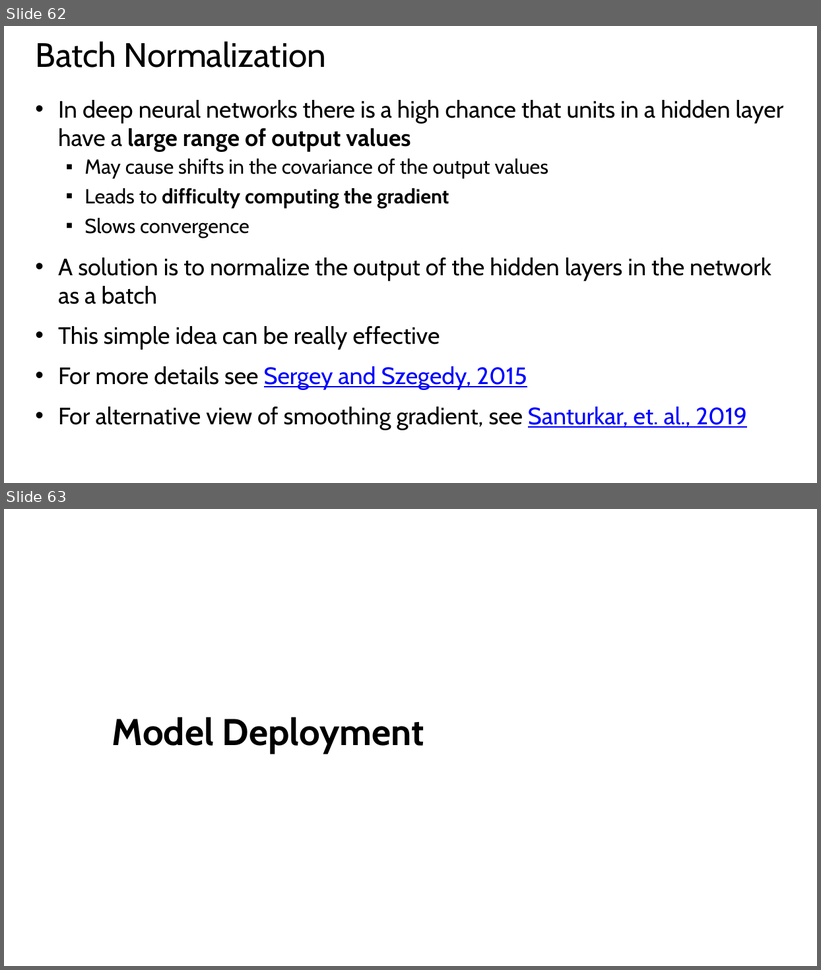
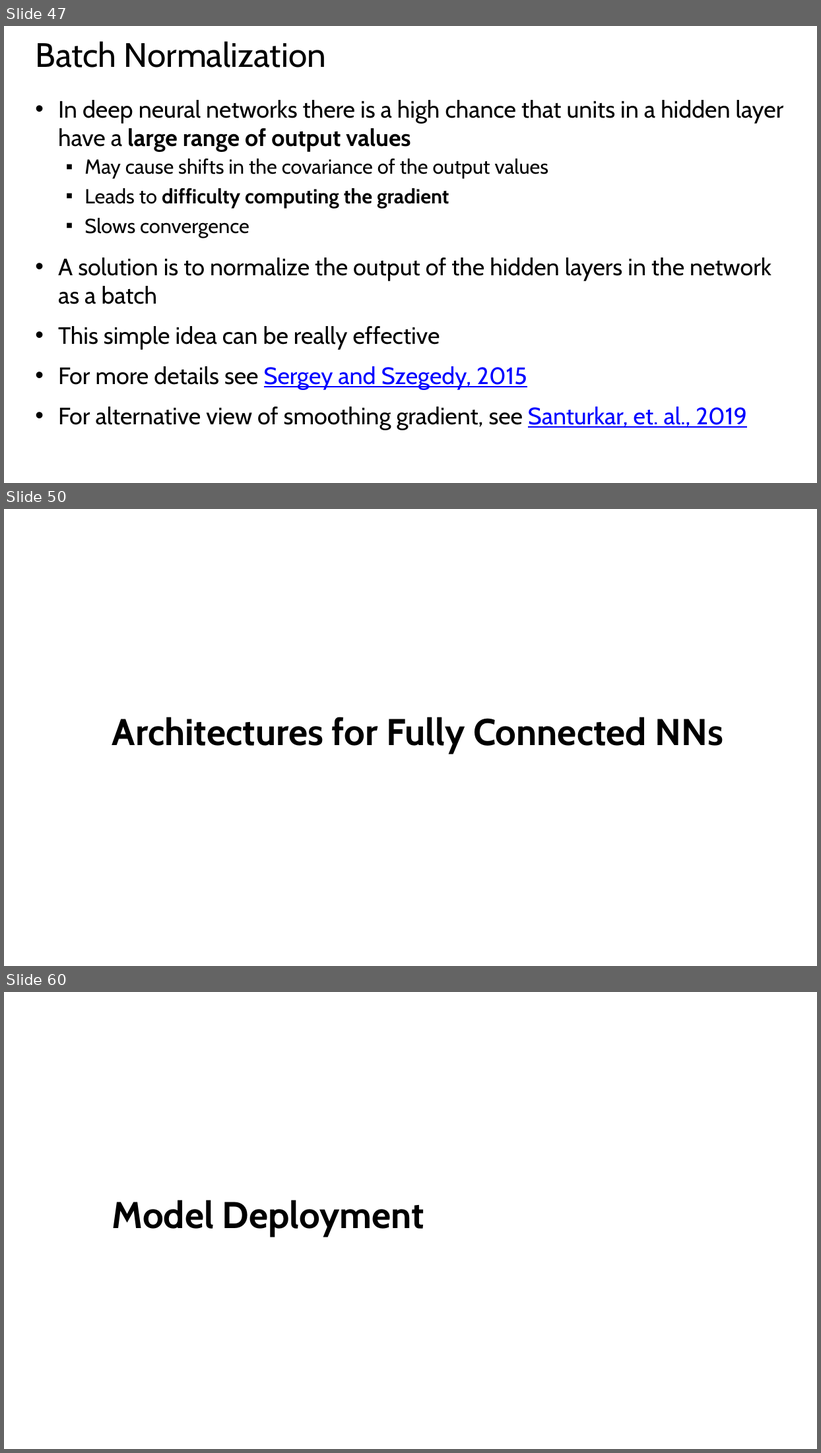
Before and after one commit to StephenElston/CSCI-E25, a slide deck: Slides/5_BuildingBlocksOfDeepLearning.pptx. Shown one above the other, each under a label of ours: slides 62 and 63 before the commit, slides 47, 50 and 60 after it; the slides between them are not shown. The pictures are 821x970 and 821x1453 pixels, drawn with LibreOffice and Linux fonts; fonts in the diff are those of the drawing. Boxes give left, top, right and bottom in pixels: in the first picture for what was removed or moved away, otherwise in the second. Text is boxed around its words. In the diff, an @@ line names an element or a change of style, - is before the commit and + after.

Commit message:
Added slides on NN architecture and learning

```diff
--- a/Slides/5_BuildingBlocksOfDeepLearning.pptx
+++ b/Slides/5_BuildingBlocksOfDeepLearning.pptx
@@ slide 50 added at box(4, 509, 817, 966), background #FFFFFF @@
@@ subtitle added at box(112, 717, 723, 754), 44 pt, text #000000, bold @@
+Architectures for Fully Connected NNs
@@ what was slide 62 is now slide 47 @@
@@ what was slide 63 is now slide 60 @@
```
Also in this commit, not shown: 2 slides changed, 11 other slides added.
